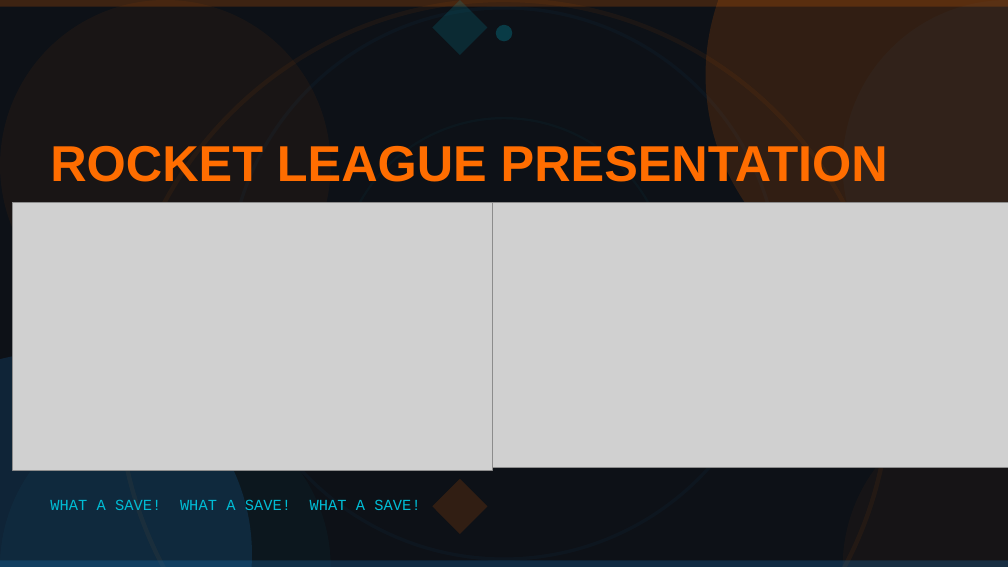
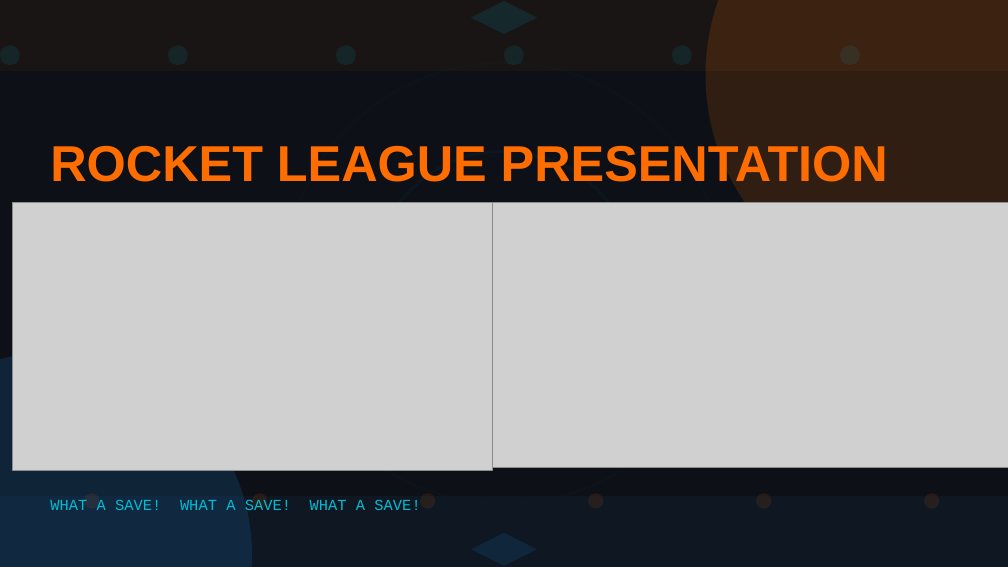
Before and after one commit to coenheinrich-beep/landscape-site-1, a slide deck: slide 1 of rl_bachelor_extra.pptx. Drawn at 1008x567 pixels with LibreOffice and Linux fonts; fonts in the diff are those of the drawing; grey boxes stand for pictures. Boxes give left, top, right and bottom in pixels: in the first picture for what was removed or moved away, otherwise in the second. Text is boxed around its words. In the diff, an @@ line names an element or a change of style, - is before the commit and + after.

```diff
--- a/rl_bachelor_extra.pptx
+++ b/rl_bachelor_extra.pptx
@@ rectangle: place and size @@
-rectangle at [0, 0, 1008, 7]
+rectangle at [0, 0, 1008, 71]
@@ rectangle at [0, 0, 1008, 71]: fill #FF6D00 at 20% opacity to #FF6D00 at 5% opacity @@
@@ ellipse removed at [0, 0, 331, 331] @@
@@ diamond: place and size @@
-diamond at [432, 0, 488, 55]
+diamond at [471, 1, 537, 34]
@@ diamond at [471, 1, 537, 34]: fill #00BCD4 at 15% opacity to #00BCD4 at 12% opacity @@
@@ ellipse removed at [843, 0, 1008, 331] @@
@@ ellipse added at [0, 45, 20, 66], fill #00BCD4 at 10% opacity @@
@@ ellipse added at [168, 45, 188, 66], fill #00BCD4 at 10% opacity @@
@@ ellipse added at [336, 45, 356, 66], fill #00BCD4 at 10% opacity @@
@@ ellipse added at [504, 45, 524, 66], fill #00BCD4 at 10% opacity @@
@@ ellipse added at [672, 45, 692, 66], fill #00BCD4 at 10% opacity @@
@@ ellipse added at [840, 45, 860, 66], fill #00BCD4 at 10% opacity @@
@@ ellipse: place and size @@
-ellipse at [339, 118, 669, 449]
+ellipse at [283, 64, 724, 504]
@@ ellipse at [283, 64, 724, 504]: outline #00BCD4 1.57 pt to #00BCD4 1.18 pt @@
@@ ellipse: place and size @@
-ellipse at [229, 8, 780, 559]
+ellipse at [372, 151, 636, 415]
@@ ellipse at [372, 151, 636, 415]: outline #2196F3 2.36 pt to #2196F3 2 pt @@
@@ ellipse: place and size @@
-ellipse at [118, 0, 890, 567]
+ellipse at [437, 218, 570, 350]
@@ ellipse at [437, 218, 570, 350]: outline #FF6D00 3.15 pt to #FF6D00 3 pt @@
@@ ellipse removed at [0, 401, 331, 567] @@
@@ ellipse removed at [843, 401, 1008, 567] @@
@@ diamond removed at [432, 479, 488, 534] @@
@@ rectangle: place and size @@
-rectangle at [0, 560, 1008, 567]
+rectangle at [0, 496, 1008, 566]
@@ rectangle at [0, 496, 1008, 566]: fill #2196F3 at 20% opacity to #2196F3 at 5% opacity @@
@@ ellipse added at [84, 493, 99, 508], fill #FF6D00 at 10% opacity @@
@@ ellipse added at [252, 493, 267, 508], fill #FF6D00 at 10% opacity @@
@@ ellipse: place and size @@
-ellipse at [496, 25, 512, 41]
+ellipse at [420, 493, 435, 508]
@@ ellipse at [420, 493, 435, 508]: fill #00BCD4 at 25% opacity to #FF6D00 at 10% opacity @@
@@ ellipse added at [588, 493, 603, 508], fill #FF6D00 at 10% opacity @@
@@ ellipse added at [756, 493, 771, 508], fill #FF6D00 at 10% opacity @@
@@ ellipse added at [924, 493, 939, 508], fill #FF6D00 at 10% opacity @@
@@ diamond added at [471, 533, 537, 566], fill #2196F3 at 12% opacity @@
```
Also in this commit, not shown: 8 other slides changed, 1 other file.
